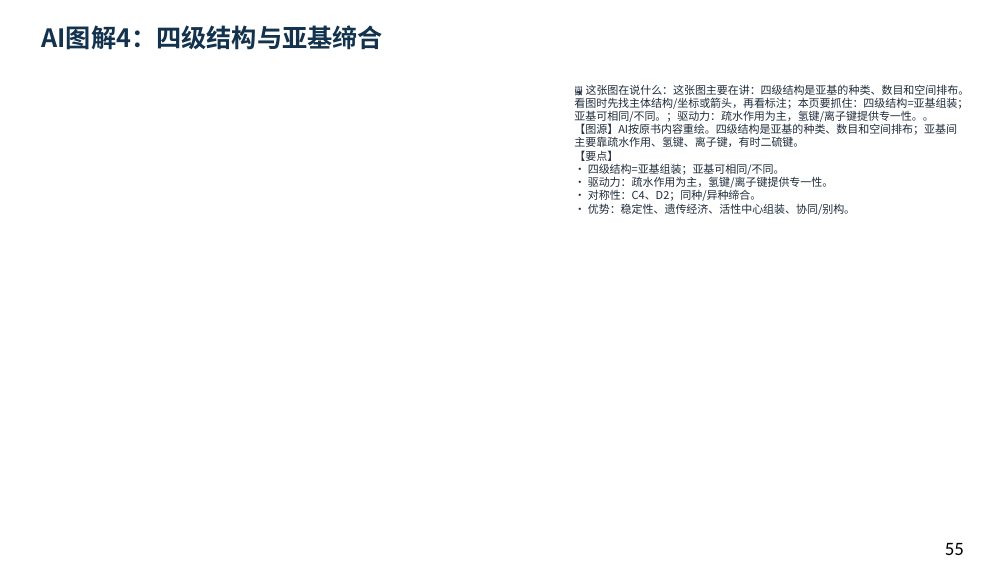
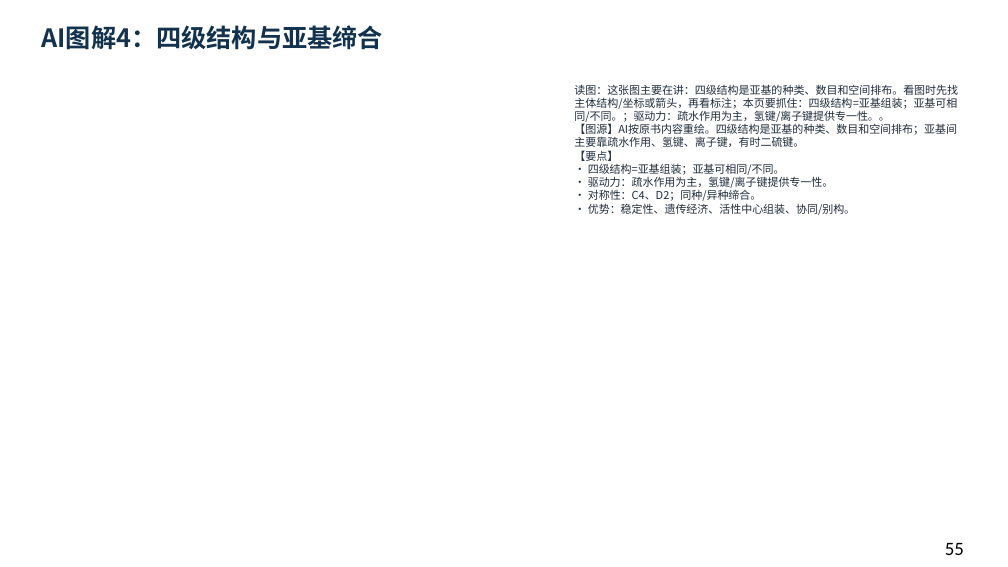
Before and after one commit to newkan-li/Biochemistry, a slide deck: slide 55 of downloads/bc03-ai-style.pptx. Drawn at 1008x567 pixels with LibreOffice and Linux fonts; fonts in the diff are those of the drawing. Boxes give left, top, right and bottom in pixels: in the first picture for what was removed or moved away, otherwise in the second. Text is boxed around its words. In the diff, an @@ line names an element or a change of style, - is before the commit and + after.

```diff
--- a/downloads/bc03-ai-style.pptx
+++ b/downloads/bc03-ai-style.pptx
@@ text at [574, 84, 958, 215]: text changed @@
-🖼 这张图在说什么：这张图主要在讲：四级结构是亚基的种类、数目和空间排布。看图时先找主体结构/坐标或箭头，再看标注；本页要抓住：四级结构=亚基组装；亚基可相同/不同。；驱动力：疏水作用为主，氢键/离子键提供专一性。。
-【图源】AI按原书内容重绘。四级结构是亚基的种类、数目和空间排布；亚基间主要靠疏水作用、氢键、离子键，有时二硫键。
-【要点】
-• 四级结构=亚基组装；亚基可相同/不同。
-• 驱动力：疏水作用为主，氢键/离子键提供专一性。
-• 对称性：C4、D2；同种/异种缔合。
-• 优势：稳定性、遗传经济、活性中心组装、协同/别构。
+读图：这张图主要在讲：四级结构是亚基的种类、数目和空间排布。看图时先找主体结构/坐标或箭头，再看标注；本页要抓住：四级结构=亚基组装；亚基可相同/不同。；驱动力：疏水作用为主，氢键/离子键提供专一性。。
+【图源】AI按原书内容重绘。四级结构是亚基的种类、数目和空间排布；亚基间主要靠疏水作用、氢键、离子键，有时二硫键。
+【要点】
+• 四级结构=亚基组装；亚基可相同/不同。
+• 驱动力：疏水作用为主，氢键/离子键提供专一性。
+• 对称性：C4、D2；同种/异种缔合。
+• 优势：稳定性、遗传经济、活性中心组装、协同/别构。
```
Also in this commit, not shown: 87 other slides changed, 3 other files.
